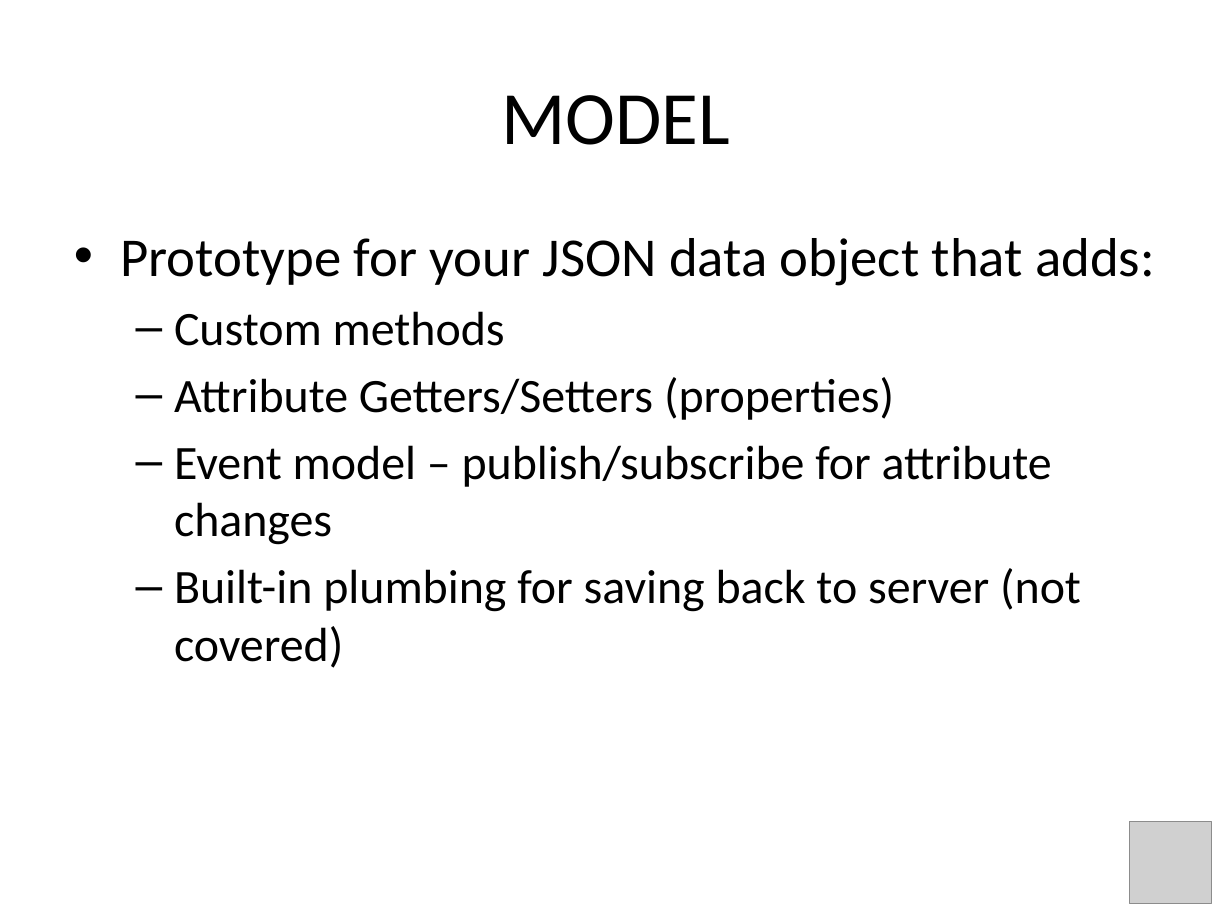
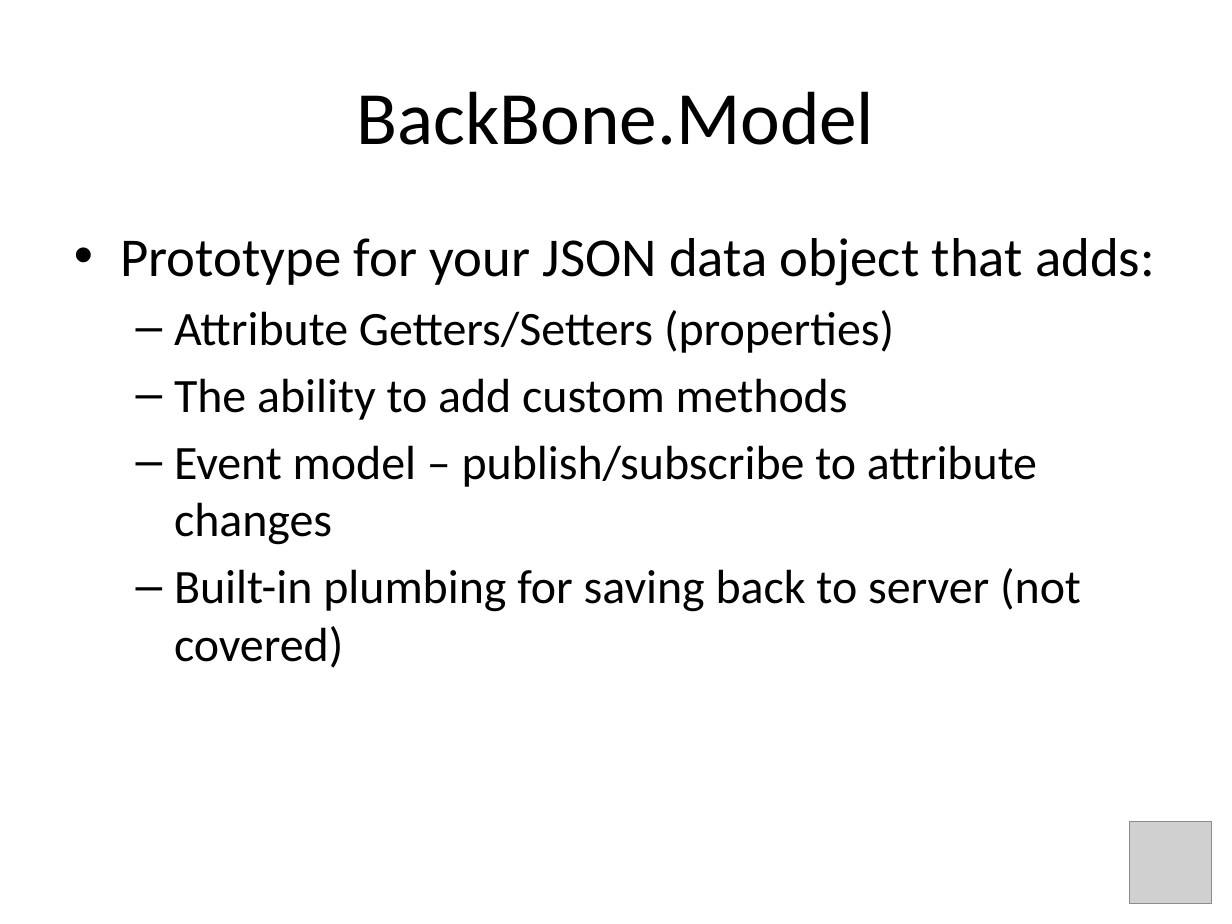
Before and after one commit to jkoynok/TechFest.BackBone, a slide deck: slide 9 of TechFest.Backbone/tf.backbone.pptx. Drawn at 1232x924 pixels with LibreOffice and Linux fonts; fonts in the diff are those of the drawing; grey boxes stand for pictures. Boxes give left, top, right and bottom in pixels: in the first picture for what was removed or moved away, otherwise in the second. Text is boxed around its words. In the diff, an @@ line names an element or a change of style, - is before the commit and + after.

```diff
--- a/TechFest.Backbone/tf.backbone.pptx
+++ b/TechFest.Backbone/tf.backbone.pptx
@@ title at (x1=357, y1=91, x2=875, y2=145): text changed @@
-MODEL
+BackBone.Model
@@ text at (x1=174, y1=311, x2=505, y2=346): paragraph removed @@
-  – Custom methods
@@ text at (x1=174, y1=378, x2=1037, y2=545): text changed @@
-  – Event model – publish/subscribe for attribute changes
+  – The ability to add custom methods
+  – Event model – publish/subscribe to attribute changes
```
Also in this commit, not shown: 3 other slides changed, 2 slides added.
